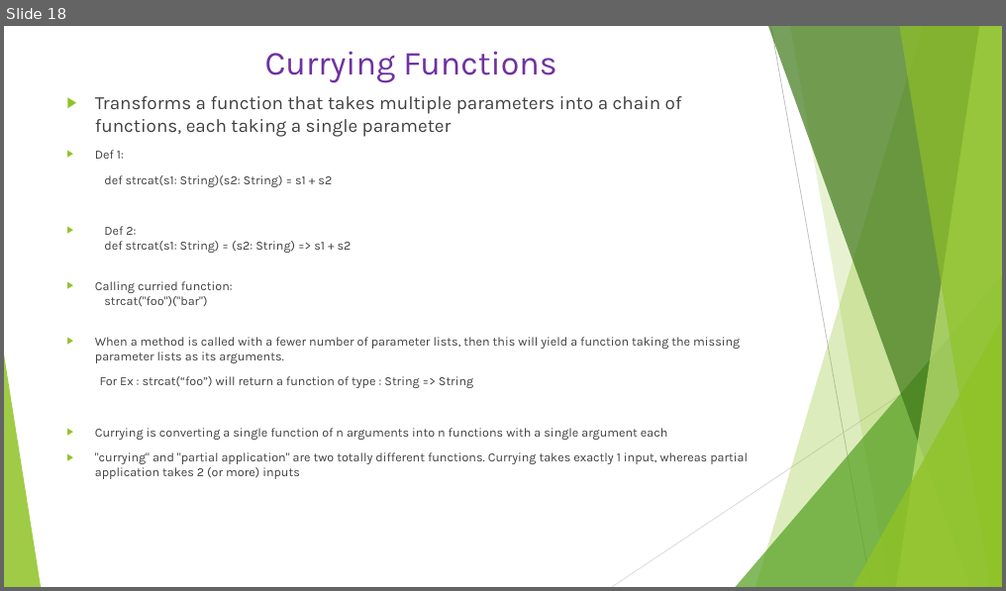
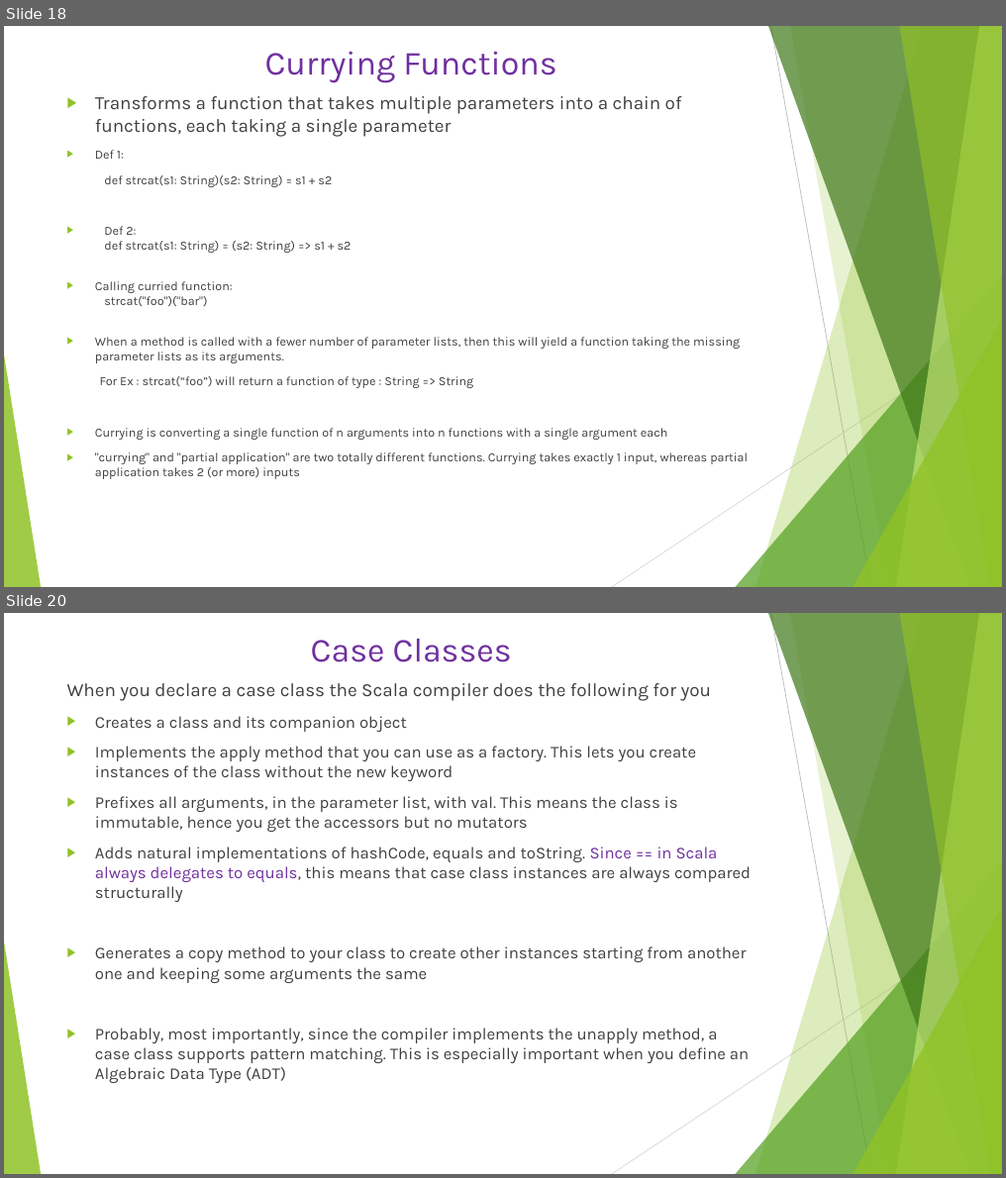
Before and after one commit to Anveshan3175/ScalaTrainingPrep, a slide deck: ScalaRepositary/ScalaTrainingPrep/Scala.pptx. Shown one above the other, each under a label of ours: slide 18 before the commit, slides 18 and 20 after it; the slides between them are not shown. The pictures are 1006x591 and 1006x1178 pixels, drawn with LibreOffice and Linux fonts; fonts in the diff are those of the drawing. Boxes give left, top, right and bottom in pixels: in the first picture for what was removed or moved away, otherwise in the second. Text is boxed around its words. In the diff, an @@ line names an element or a change of style, - is before the commit and + after.

```diff
--- a/ScalaRepositary/ScalaTrainingPrep/Scala.pptx
+++ b/ScalaRepositary/ScalaTrainingPrep/Scala.pptx
@@ slide 20 added at (4, 613, 1002, 1174), background #FFFFFF; not listed: 10 template elements that a slide beside it also shows @@
@@ title added at (311, 638, 512, 663), 32.4 pt, text #7030A0 @@
+Case Classes
@@ text added at (67, 683, 750, 1083), 16 pt, text #404040 @@
+When you declare a case class the Scala compiler does the following for you
+▶ Creates a class and its companion object
+▶ Implements the apply method that you can use as a factory. This lets you create instances of the class without the new keyword
+▶ Prefixes all arguments, in the parameter list, with val. This means the class is immutable, hence you get the accessors but no mutators
+▶ Adds natural implementations of hashCode, equals and toString. Since == in Scala always delegates to equals, this means that case class instances are always compared structurally
+▶ Generates a copy method to your class to create other instances starting from another one and keeping some arguments the same
+▶ Probably, most importantly, since the compiler implements the unapply method, a case class supports pattern matching. This is especially important when you define an Algebraic Data Type (ADT)
```
Also in this commit, not shown: 1 slide changed, 3 other slides added, 2 other files.
